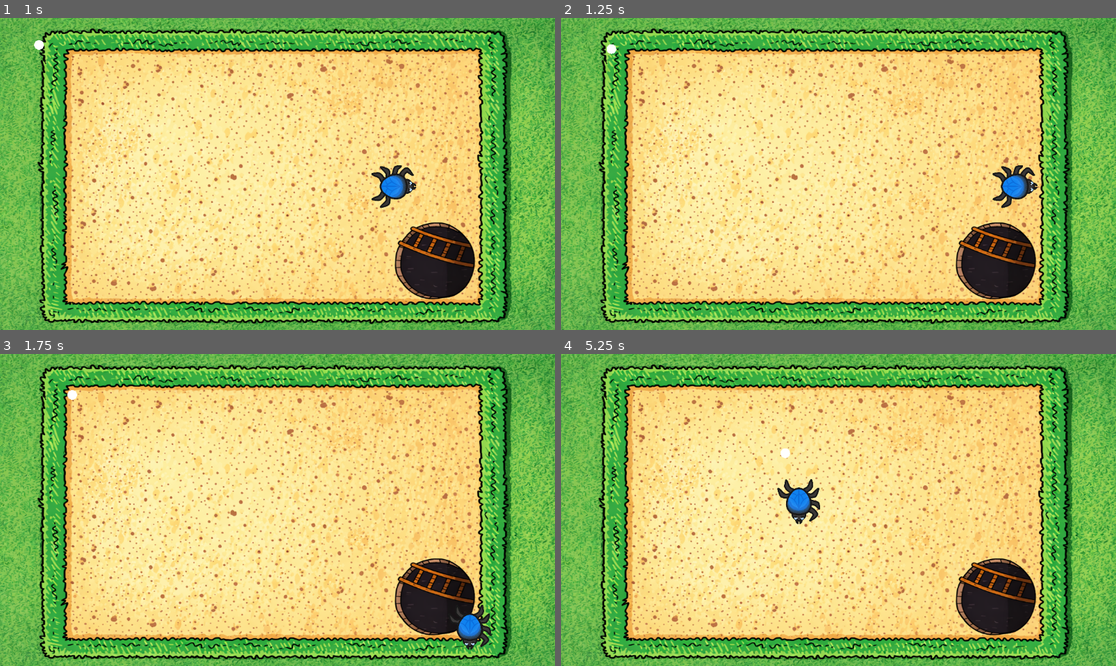
Above: before the commit, frames 1-4 (two rows, left to right).
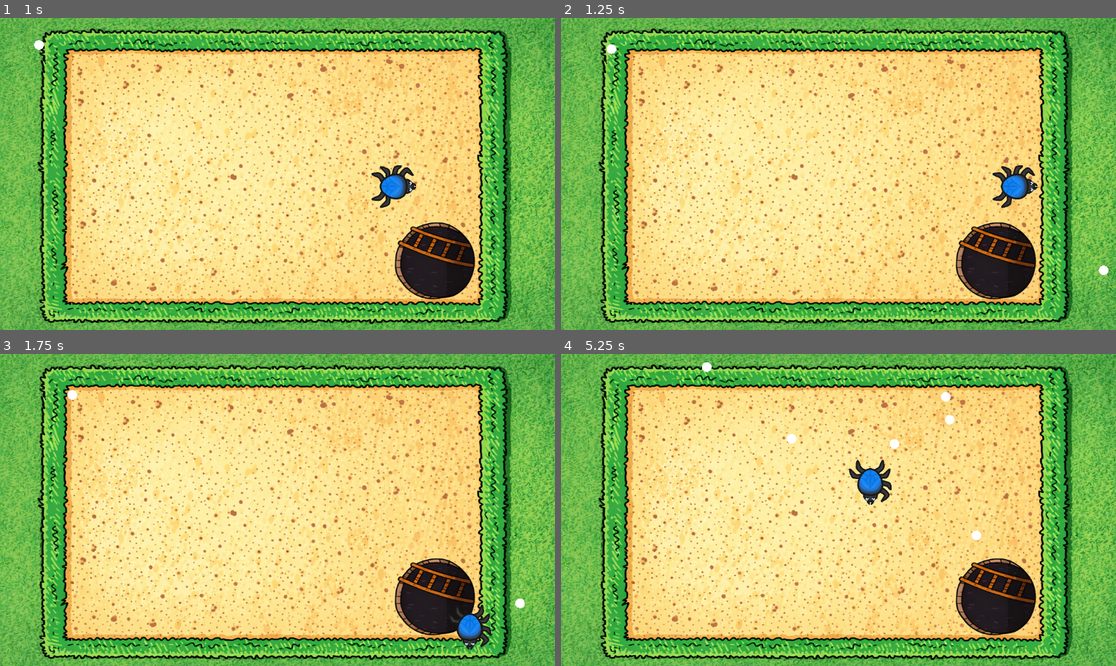
Above: after the commit, the same moments.

Repository: yjktyfhcvn-design/Six_Legged_Studio
Game: Godot game, scene res://first_level.tscn
The game is run twice, just before and just after one commit, with the same random seed, the same clock (stepped at 60 frames per second) and the same inputs.
Inputs:
- Up to frame 1 (1 s): hold D (move_right) from 0.53 s (still down); tap Space (deploy_web) at 0.6 s
- Up to frame 2 (1.25 s): keep holding D (move_right)
- Up to frame 3 (1.75 s): release D (move_right) at 1.28 s; hold S (move_down) from 1.28 s (still down); tap Space (deploy_web) at 1.35 s
- Up to frame 4 (5.25 s): release S (move_down) at 2.03 s; hold D (move_right) 2.03-2.78 s; tap Space (deploy_web) every 0.75 s from 2.1 to 5.1 s; hold W (move_up) 2.78-3.53 s; hold A (move_left) 3.53-5.03 s; hold S (move_down) from 5.03 s (still down)

Frame 1 is identical in both runs. In frame 2, less than 0.1% of the frame differs, in the area x 96-99%, y 79-83%; in frame 3, less than 0.1%; in frame 4, 1.6%, in the area x 25-76%, y 2-60%.

Commit message:
Added Health and Made it so when all health is lost Game Over

Diff:
--- a/first_level.gd
+++ b/first_level.gd
@@ -13,12 +13,13 @@
 	pass
 
 func game_over() -> void:
-	$MobTimer.stop()
+	$Mob_Timer.stop()
+	print("game over")
 	pass
 
 func game_start() -> void:
 	#Change depending on what we call the player node
-	$PlayerCharacter.start($StartPosition.position)
+	$PlayerCharacter.position = $Player_Spawn.position
 	#Change Later to when game starts (but to test code)
 	$Mob_Timer.start()
 
@@ -26,7 +27,6 @@
 
 
 func _on_mob_timer_timeout() -> void:
-	print("spawned")
 	var mob = Basic_Mob.instantiate()
 
 	#Chooses a Random Location on Path to Spawn
@@ -35,5 +35,5 @@
 
 	# Set the mob's position to the random location.
 	mob.position = mob_spawn_location.position
-
+	add_child(mob)
 	pass # Replace with function body.
--- a/first_level.tscn
+++ b/first_level.tscn
@@ -1,9 +1,8 @@
-[gd_scene load_steps=7 format=3 uid="uid://dc6hgpar431oi"]
-
-[ext_resource type="Script" uid="uid://cjbyksglolmsi" path="res://first_level.gd" id="1_5puvx"]
+[gd_scene load_steps=10 format=3 uid="uid://dc6hgpar431oi"]
 
 [ext_resource type="PackedScene" uid="uid://dhm5idmtve0wx" path="res://player_character.tscn" id="1_5puvx"]
 [ext_resource type="PackedScene" uid="uid://ft8a5t24hu52" path="res://web_weapon.tscn" id="1_fnyhn"]
+[ext_resource type="Script" uid="uid://cjbyksglolmsi" path="res://first_level.gd" id="1_mne6x"]
 [ext_resource type="PackedScene" uid="uid://cbxiua56jhyhy" path="res://basic_npc.tscn" id="3_5nl2g"]
 [ext_resource type="Texture2D" uid="uid://dgoujhig3wg3g" path="res://Assets/1st_level.png" id="3_7m365"]
 
@@ -11,12 +10,6 @@
 vertices = PackedVector2Array(1110, 613.9219, 34, 606.0703, 34, 34, 1110, 34)
 polygons = Array[PackedInt32Array]([PackedInt32Array(0, 1, 2, 3)])
 outlines = Array[PackedVector2Array]([PackedVector2Array(24, 24, 24, 616, 1120, 624, 1120, 24, 32, 24)])
-
-[sub_resource type="RectangleShape2D" id="RectangleShape2D_5puvx"]
-size = Vector2(29, 1171.1345)
-
-[sub_resource type="RectangleShape2D" id="RectangleShape2D_ccbq8"]
-size = Vector2(29, 663)
 
 [sub_resource type="Curve2D" id="Curve2D_fnyhn"]
 _data = {
@@ -31,6 +24,8 @@
 size = Vector2(29, 663)
 
 [node name="FirstLevel" type="Node"]
+script = ExtResource("1_mne6x")
+Basic_Mob = ExtResource("3_5nl2g")
 
 [node name="NavigationRegion2D" type="NavigationRegion2D" parent="."]
 navigation_polygon = SubResource("NavigationPolygon_mne6x")
--- a/hitbox.gd
+++ b/hitbox.gd
@@ -1,4 +1,6 @@
 extends Area2D
+
+
 
 
 # Called when the node enters the scene tree for the first time.
@@ -14,4 +16,7 @@
 func _on_body_entered(body: Node2D) -> void:
 	if body.is_in_group("npc"):
 		print("Damage Taken")
+		var player = get_parent()
+		player.take_damage()
+
 	pass # Replace with function body.
--- a/player_character.gd
+++ b/player_character.gd
@@ -5,7 +5,7 @@
 
 @onready var dash_timer: Timer = $DashTimer
 
-
+@onready var health = 3
 
 
 var dashing = false
@@ -87,7 +87,7 @@
 
 #ADD CODE THAT DECREASES MOVEMENT SPEED IF TWO KEYS ARE BEING PRESSED!!!
 
-	print(dash_direction)
+	#print(dash_direction)
 
 	if dashing == true:
 		if dash_target == dash_direction:
@@ -132,7 +132,7 @@
 		velocity = movement_direction * movement_speed
 	else:
 		velocity = velocity.move_toward(Vector2.ZERO, 60)
-	print(movement_speed)
+	#print(movement_speed)
 
 	move_and_slide()
 
@@ -144,3 +144,11 @@
 #This sets the length of time the player is moving at an accelerate speed
 func _on_dash_timer_timeout() -> void:
 	dashing = false
+
+func take_damage() -> void:
+	health = health -1
+	if health == 0:
+		var main = get_parent()
+		if main:
+			main.game_over()
+	pass
--- a/player_character.tscn
+++ b/player_character.tscn
@@ -65,7 +65,7 @@
 
 [node name="LegRight2Bone" type="Bone2D" parent="Bones/Skeleton2D"]
 position = Vector2(81, 17)
-rotation = -0.135614
+rotation = -0.13561401
 scale = Vector2(0.9999994, 0.9999994)
 rest = Transform2D(0.9908185, -0.13519867, 0.13519867, 0.9908185, 81, 17)
 
@@ -161,14 +161,14 @@
 
 [node name="LegRight1" type="Sprite2D" parent="BodySprites"]
 position = Vector2(76.99999, -31)
-rotation = -0.049823064
+rotation = -0.04982309
 scale = Vector2(0.36999974, 0.36999974)
 texture = SubResource("CompressedTexture2D_eh3ko")
 offset = Vector2(43.23555, -83.76889)
 
 [node name="LegRight2" type="Sprite2D" parent="BodySprites"]
 position = Vector2(81, 17.000002)
-rotation = 0.106545806
+rotation = 0.10654579
 scale = Vector2(0.36999974, 0.36999974)
 texture = SubResource("CompressedTexture2D_bgme8")
 offset = Vector2(48.64, -43.235558)
